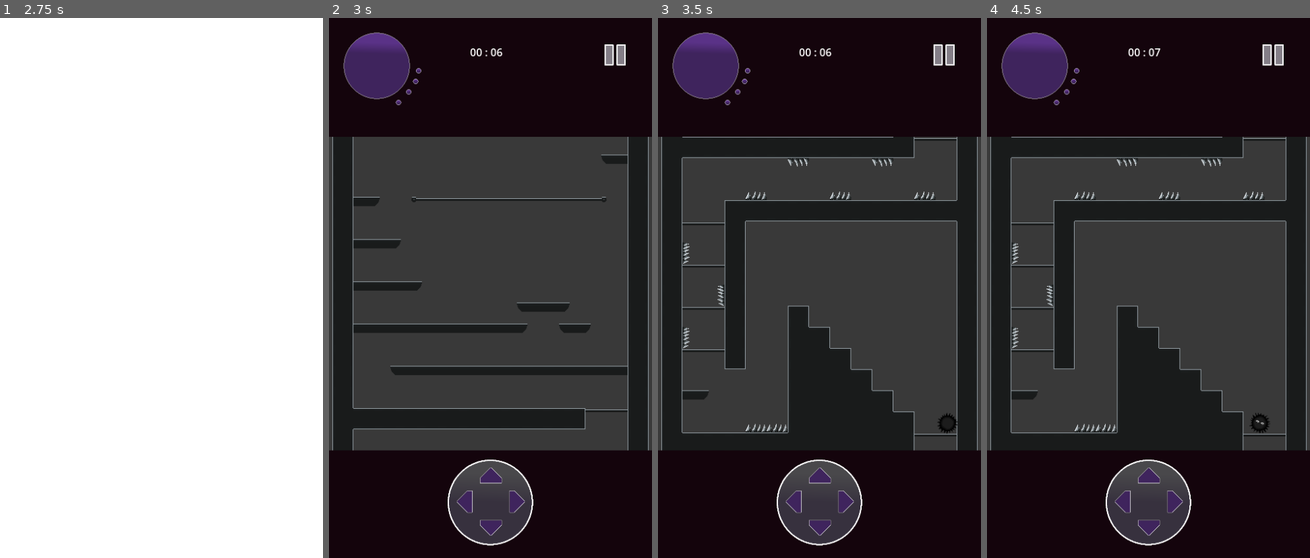
Above: before the commit, frames 1-4 (left to right).
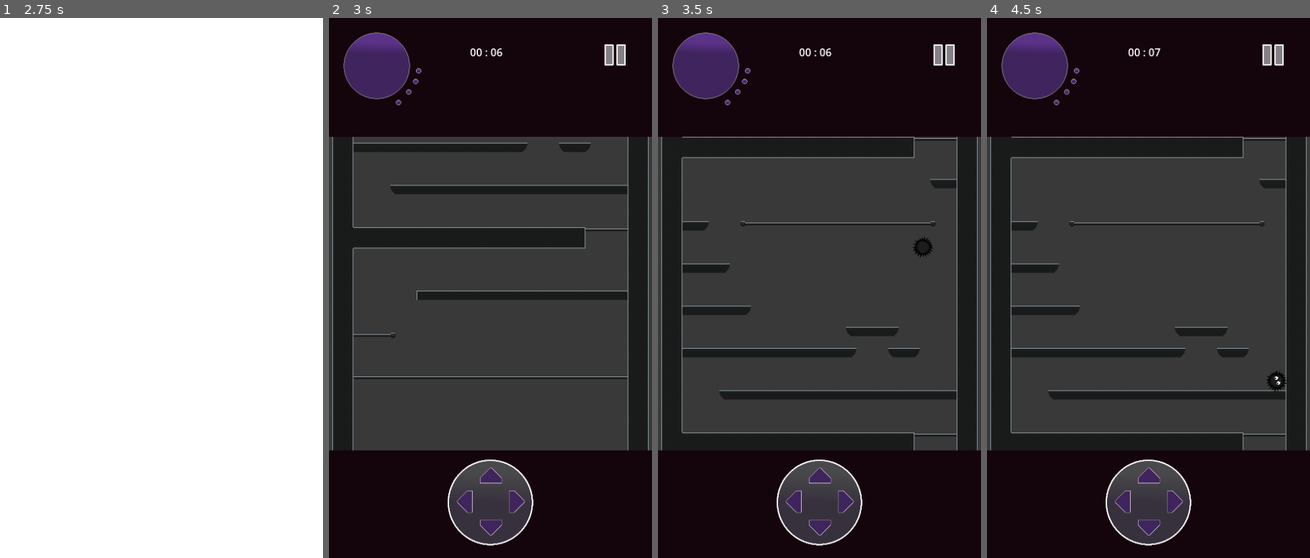
Above: after the commit, the same moments.

Repository: Arctia/42-GameJam
Game: Godot game, scene res://src/UI/title_screen.tscn
Same seed, same stepped clock (60 frames per second), same inputs: the game is played once before the commit and once after it.
Inputs (mouse positions are in pixels of both pictures, inside the frame that each line leads up to):
- Up to frame 1 (2.75 s): click "START GAME" at 0.5 s; click "skip" at 1.25 s; click "skip" at 2 s
- Up to frame 2 (3 s): tap Enter at 2.75 s; hold Right (move_right) from 2.78 s (still down); hold Down (duck) from 2.78 s (still down)
- Up to frame 3 (3.5 s): keep holding Right (move_right); keep holding Down (duck); tap Space (jump) at 3.02, 3.05, 3.32 s
- Up to frame 4 (4.5 s): release Down (duck) at 3.53 s; tap Space (jump) at 3.6, 3.77, 4.07 s; tap Down (duck) at 3.8 s; release Right (move_right) at 4.25 s; click (1148, 504) at 4.25 s

Frame 1 is identical in both runs. In frame 2, 13% of the frame differs, in the area x 7-93%, y 23-77%; in frame 3, 12%; in frame 4, 12%.

Commit message:
movements v2

Diff:
--- a/src/UI/game_screen.gd
+++ b/src/UI/game_screen.gd
@@ -15,7 +15,7 @@
 }
 
 func _ready():
-	_to_new_level(3)
+	_to_new_level(1)
 
 func _process(_dt):
 	HUD.get_lives(player.lives)
@@ -31,7 +31,7 @@
 # --- New Level Logic
 
 func _to_new_level(how_many:int=1) -> void:
-	%ash.position.y -= 8
+	%ash.position.y -= 40
 	print("Tween production")
 	var tween = self.create_tween()
 	tween.tween_property(%Game, "position:y", %Game.position.y + (14 * 32) * how_many, 0.6)
--- a/src/UI/game_screen.tscn
+++ b/src/UI/game_screen.tscn
@@ -47,7 +47,9 @@
 
 [node name="ash" parent="Game" instance=ExtResource("2_w1o6o")]
 unique_name_in_owner = true
-position = Vector2(342, -922)
+position = Vector2(278, -181)
+floor_max_angle = 0.349066
+floor_snap_length = 0.1
 
 [node name="ColorRect3" type="ColorRect" parent="."]
 layout_mode = 1
--- a/src/UI/title_screen.tscn
+++ b/src/UI/title_screen.tscn
@@ -66,12 +66,8 @@
 [node name="ash" parent="Node2D" instance=ExtResource("4_pmvk2")]
 position = Vector2(245, 577)
 scale = Vector2(2, 2)
-ACC = 30.0
 MAX_SPEED = 0.0
 JUMP = 0.0
-ashes_full = 100000.0
-consume = 1.0
-lives = 5
 
 [node name="Label" type="Label" parent="."]
 layout_mode = 1
--- a/src/entities/ash.gd
+++ b/src/entities/ash.gd
@@ -22,7 +22,8 @@
 var gravity:float = ProjectSettings.get_setting("physics/2d/default_gravity") *1.5
 var is_jumping:bool = false
 var is_ducking:bool = false
-var cShapeHalved:bool = false
+var can_fall:bool = false
+var xaxis:int = 0
 
 func _ready():
 	FRICTION = ACC
@@ -30,13 +31,13 @@
 func _physics_process(delta):
 	if self.move(delta): self._consume(delta)
 	self.jumping(delta)
-#	self.ducking()
+	self.ducking()
 	self.check_anim()
 	self.rotating(delta)
 	move_and_slide()
 
 func move(_delta) -> bool:
-	var xaxis = Input.get_axis("move_left", "move_right")
+	xaxis = Input.get_axis("move_left", "move_right")
 
 	if xaxis and self.ashes_amount > 0: velocity.x += xaxis * ACC
 	else: velocity.x = move_toward(velocity.x, 0, FRICTION/2)
@@ -47,25 +48,26 @@
 func get_which_wall_collided() -> int :
 	for i in range(get_slide_collision_count()):
 		var collision = get_slide_collision(i)
-		if collision.get_normal().x > 0:
+		if collision.get_normal().x > 0 and xaxis < 0:
 			return -1
-		elif collision.get_normal().x < 0:
+		elif collision.get_normal().x < 0 and xaxis > 0:
 			return 1
 	return 0
 
+
 func jumping(delta) -> void:
-	if is_on_wall_only():
+	if is_on_wall_only() and xaxis != 0:
 		if velocity.y < 0:
 			velocity.y = 0
 		velocity.y += gravity/10. * delta
+		is_jumping = false
 	elif not is_on_floor(): velocity.y += gravity * delta
 
 	if Input.is_action_just_pressed("jump") or is_jumping: #and self.ashes_amount > 0:
-		if is_on_floor():
+		if is_on_floor_only():
 			is_jumping = true
-		if is_on_wall_only():
-			velocity.x = JUMP * get_which_wall_collided() * 2.
-			is_jumping = false
+		if is_on_wall_only() and not is_jumping:
+			velocity.x = JUMP * get_which_wall_collided() * 3.
 		else:
 			velocity.y += JUMP/JUMP_FORCE_STEPS
 		if abs(velocity.y) > abs(JUMP) - abs(JUMP/JUMP_FORCE_STEPS) or is_on_ceiling():
@@ -73,6 +75,24 @@
 #		self.ashes_amount -= abs(JUMP) * delta
 	#		consume_ashes.emit(self.ashes_amount)
 	if Input.is_action_just_released("jump"): is_jumping = false
+
+
+func ducking():
+	if can_fall and Input.is_action_pressed("duck"):
+		collisionShape.set_deferred("disabled", true)
+	else:
+		collisionShape.set_deferred("disabled", false)
+
+
+func _on_floor_checker_body_entered(_body):
+	can_fall = false # Replace with function body.
+
+
+func _on_floor_checker_body_exited(_body):
+	can_fall = true # Replace with function body.
+
+
+# ^-------^ movems ^-------^ #
 
 
 func rotating(delta) -> void:
--- a/src/entities/ash.tscn
+++ b/src/entities/ash.tscn
@@ -85,6 +85,9 @@
 "RESET": SubResource("Animation_ll61v")
 }
 
+[sub_resource type="CircleShape2D" id="CircleShape2D_nx1jv"]
+radius = 1.0
+
 [node name="ash" type="CharacterBody2D"]
 scale = Vector2(0.5, 0.5)
 floor_stop_on_slope = false
@@ -109,4 +112,12 @@
 wait_time = 0.5
 one_shot = true
 
+[node name="FloorChecker" type="Area2D" parent="."]
+position = Vector2(0, 50)
+
+[node name="Area" type="CollisionShape2D" parent="FloorChecker"]
+shape = SubResource("CircleShape2D_nx1jv")
+
 [connection signal="timeout" from="Timer" to="." method="_on_timer_timeout"]
+[connection signal="body_entered" from="FloorChecker" to="." method="_on_floor_checker_body_entered"]
+[connection signal="body_exited" from="FloorChecker" to="." method="_on_floor_checker_body_exited"]
Not shown: 1 places in src/entities/ash.tscn that only renumber resources
